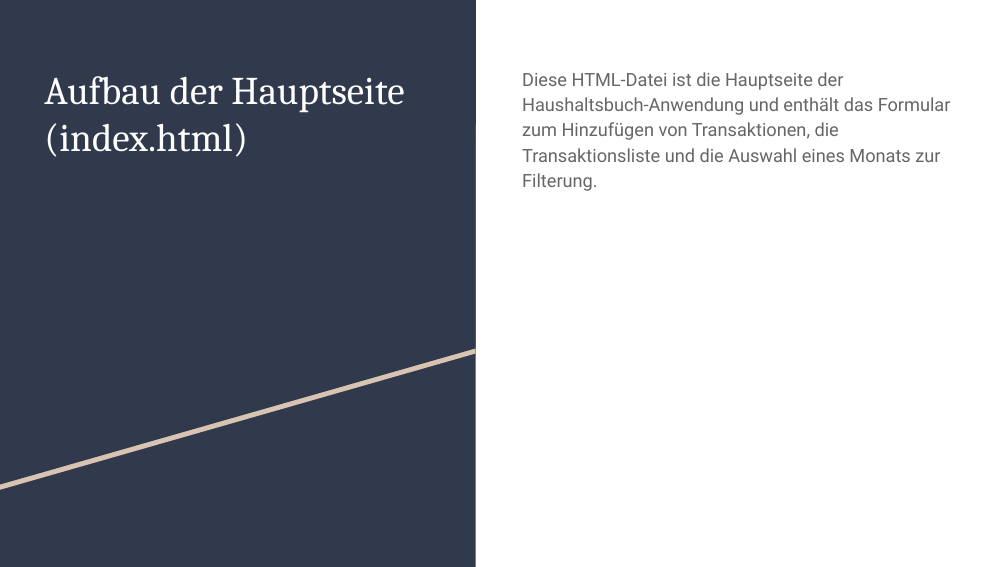
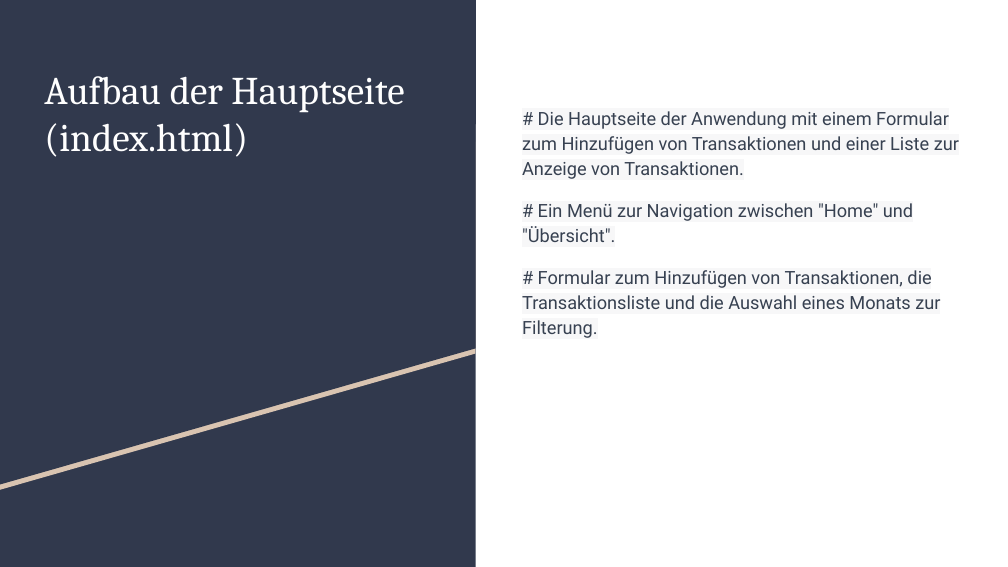
Before and after one commit to EduardMayer-IT/haushaltsbuch, a slide deck: slide 2 of Mayer Präsentation .pptx (slide 5 before the commit). Drawn at 1008x567 pixels with LibreOffice and Linux fonts; fonts in the diff are those of the drawing. Boxes give left, top, right and bottom in pixels: in the first picture for what was removed or moved away, otherwise in the second. Text is boxed around its words. In the diff, an @@ line names an element or a change of style, - is before the commit and + after.

```diff
--- a/Mayer Präsentation .pptx
+++ b/Mayer Präsentation .pptx
@@ text at (x1=522, y1=111, x2=959, y2=338): text changed; text colour #666666 to #374151 @@
-Diese HTML-Datei ist die Hauptseite der Haushaltsbuch-Anwendung und enthält das Formular zum Hinzufügen von Transaktionen, die Transaktionsliste und die Auswahl eines Monats zur Filterung.
+# Die Hauptseite der Anwendung mit einem Formular zum Hinzufügen von Transaktionen und einer Liste zur Anzeige von Transaktionen.
+# Ein Menü zur Navigation zwischen "Home" und "Übersicht".
+# Formular zum Hinzufügen von Transaktionen, die Transaktionsliste und die Auswahl eines Monats zur Filterung.
```
Also in this commit, not shown: 7 other slides changed, 1 slide added, 1 slide removed, 2 other files.
